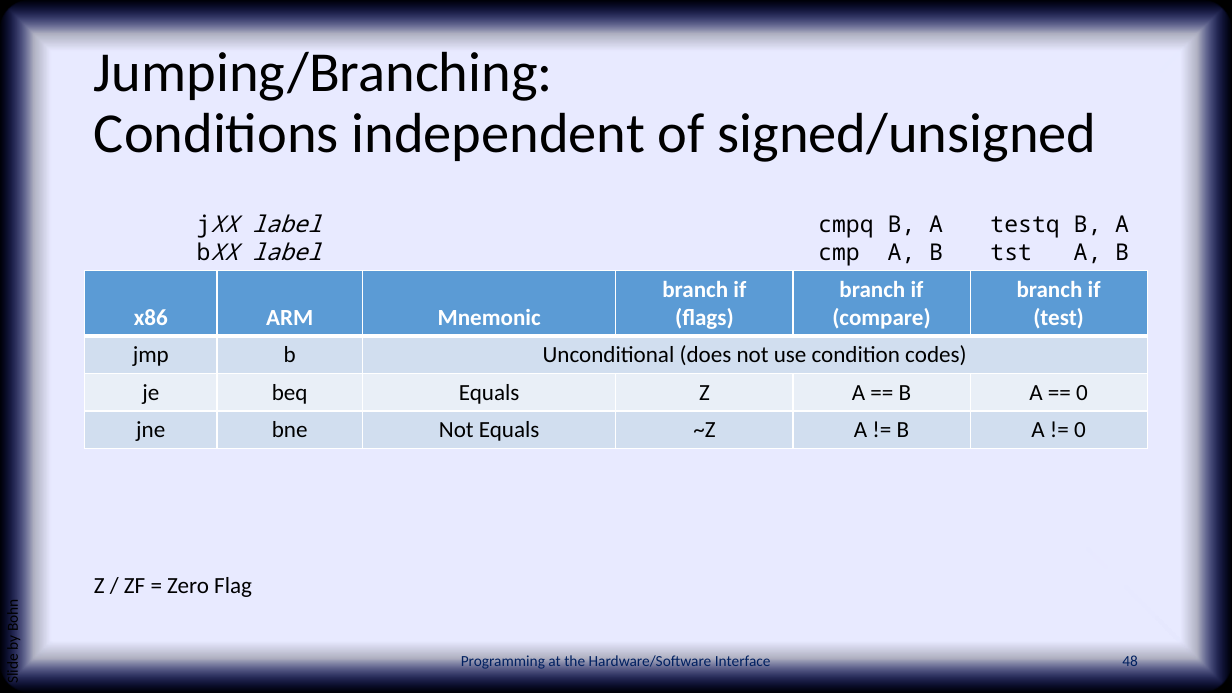
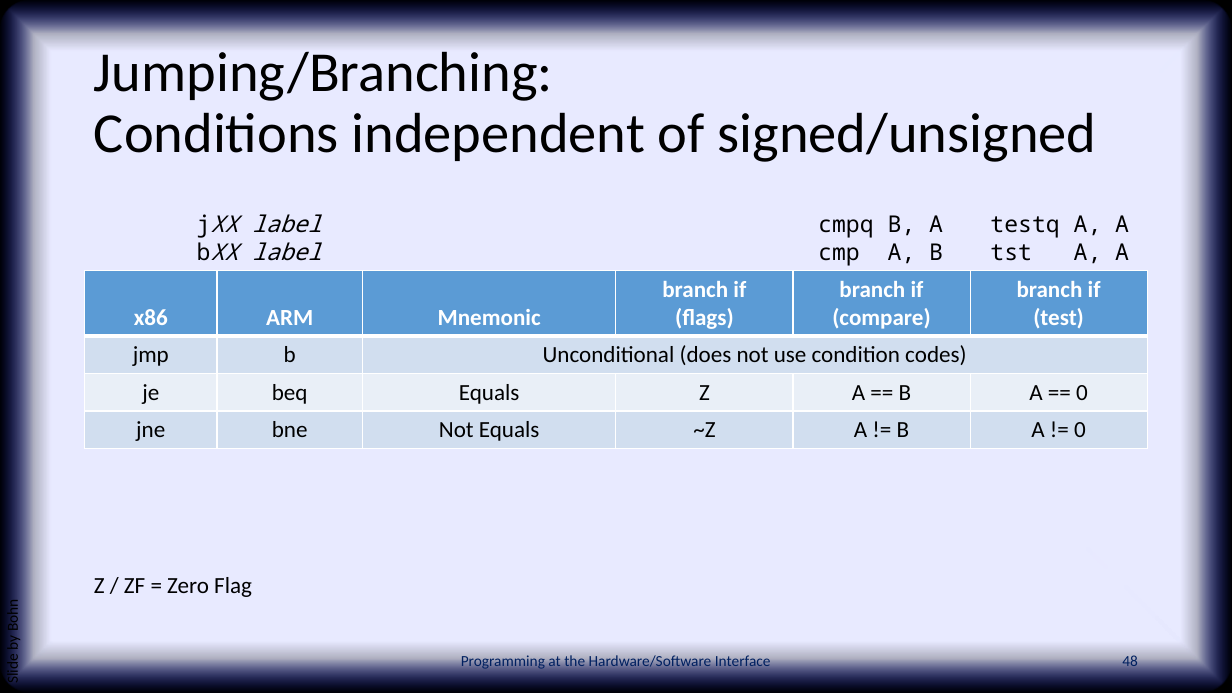
Before and after one commit to PHSI-supplements/slides, a slide deck: slide 48 of chap06.pptx. Drawn at 1232x693 pixels with LibreOffice and Linux fonts; fonts in the diff are those of the drawing; background and template pictures are left out. Boxes give left, top, right and bottom in pixels: in the first picture for what was removed or moved away, otherwise in the second. Text is boxed around its words. In the diff, an @@ line names an element or a change of style, - is before the commit and + after.

```diff
--- a/chap06.pptx
+++ b/chap06.pptx
@@ text at (990,215,1129,264): text changed @@
-testq B, A
-tst A, B
+testq A, A
+tst A, A
```
Also in this commit, not shown: 1 other slide changed, 3 other files.
